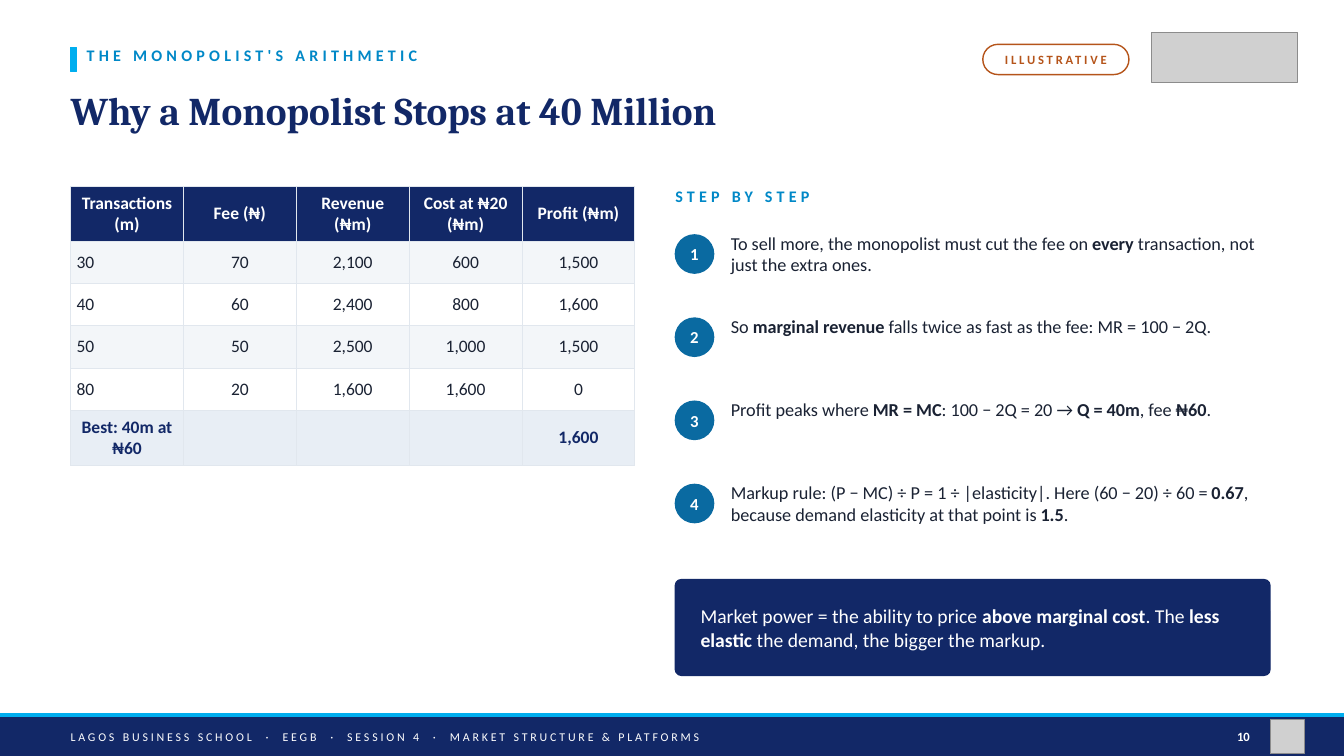
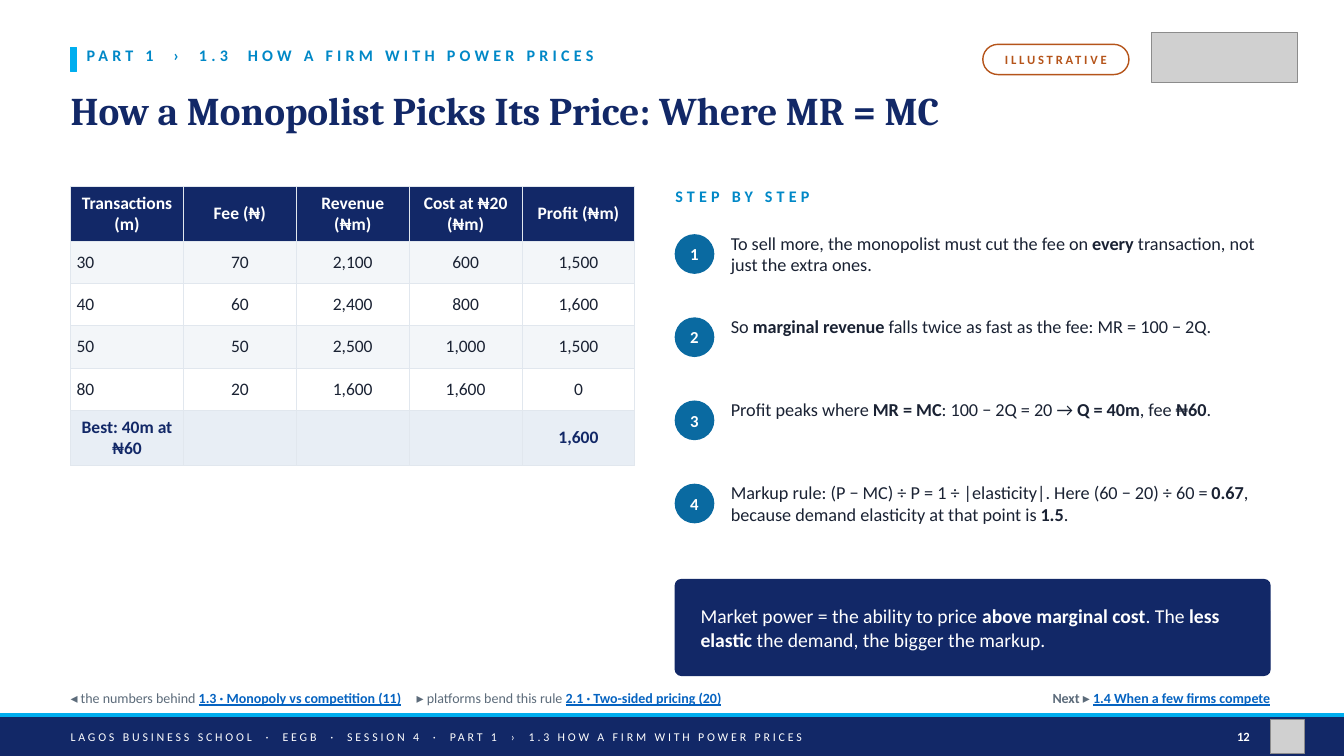
Before and after one commit to adibongo/eegb, a slide deck: slide 12 of sessions/s04/slides/EEGB_S04_Market_Structure_Platforms_Competition_Policy.pptx (slide 10 before the commit). Drawn at 1344x756 pixels with LibreOffice and Linux fonts; fonts in the diff are those of the drawing; grey boxes stand for pictures. Boxes give left, top, right and bottom in pixels: in the first picture for what was removed or moved away, otherwise in the second. Text is boxed around its words. In the diff, an @@ line names an element or a change of style, - is before the commit and + after.

```diff
--- a/sessions/s04/slides/EEGB_S04_Market_Structure_Platforms_Competition_Policy.pptx
+++ b/sessions/s04/slides/EEGB_S04_Market_Structure_Platforms_Competition_Policy.pptx
@@ text at box(145, 50, 594, 61): text changed @@
-THE MONOPOLIST'S ARITHMETIC
+PART 1 › 1.3 HOW A FIRM WITH POWER PRICES
@@ text at box(71, 97, 940, 134): text changed @@
-Why a Monopolist Stops at 40 Million
+How a Monopolist Picks Its Price: Where MR = MC
@@ text added at box(81, 693, 722, 706), 10 pt, text #0563C1, bold, underline @@
+◂ the numbers behind 1.3 · Monopoly vs competition (11) ▸ platforms bend this rule 2.1 · Two-sided pricing (20)
@@ text added at box(1053, 693, 1270, 706), 10 pt, text #0563C1, bold, underline @@
+Next ▸ 1.4 When a few firms compete
@@ text at box(71, 733, 802, 741): text changed @@
-LAGOS BUSINESS SCHOOL · EEGB · SESSION 4 · MARKET STRUCTURE & PLATFORMS
+LAGOS BUSINESS SCHOOL · EEGB · SESSION 4 · PART 1 › 1.3 HOW A FIRM WITH POWER PRICES
@@ text at box(1237, 732, 1250, 741): text changed @@
-10
+12
```
Also in this commit, not shown: 38 other slides changed, 2 slides added, 1 slide removed, 11 other files.
